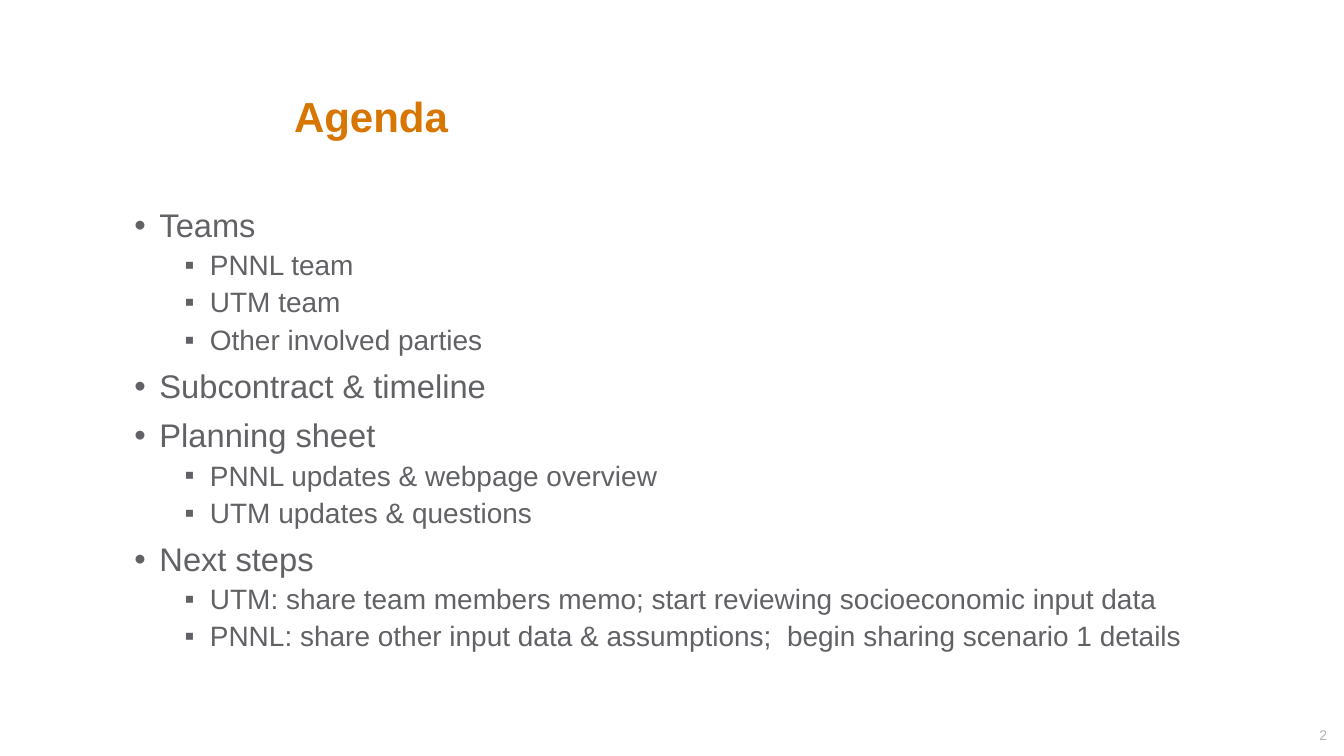
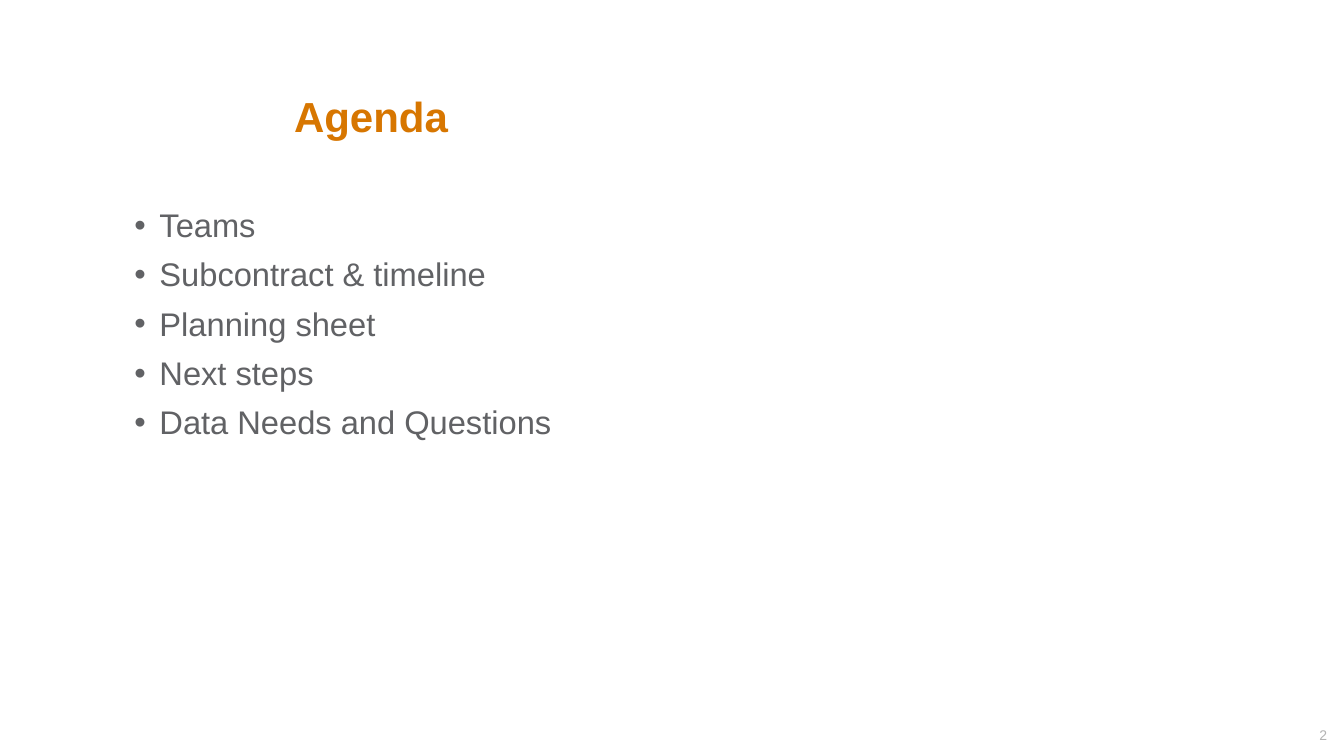
Before and after one commit to JGCRI/seasia, a slide deck: slide 2 of presentations/Malaysia/PNNL_UTM_May_2022.pptx. Drawn at 1344x756 pixels with LibreOffice and Linux fonts; fonts in the diff are those of the drawing; background and template pictures are left out. Boxes give left, top, right and bottom in pixels: in the first picture for what was removed or moved away, otherwise in the second. Text is boxed around its words. In the diff, an @@ line names an element or a change of style, - is before the commit and + after.

```diff
--- a/presentations/Malaysia/PNNL_UTM_May_2022.pptx
+++ b/presentations/Malaysia/PNNL_UTM_May_2022.pptx
@@ text at [210, 255, 482, 355]: paragraphs removed @@
-  ▪ PNNL team
-  ▪ UTM team
-  ▪ Other involved parties
@@ text at [159, 410, 551, 440]: text changed; size 24 to 28 pt @@
-  ▪ UTM: share team members memo; start reviewing socioeconomic input data
-  ▪ PNNL: share other input data & assumptions; begin sharing scenario 1 details
+• Data Needs and Questions
@@ text at [210, 465, 657, 528]: paragraphs removed @@
-  ▪ PNNL updates & webpage overview
-  ▪ UTM updates & questions
```
Also in this commit, not shown: 3 other slides changed, 2 slides added.
